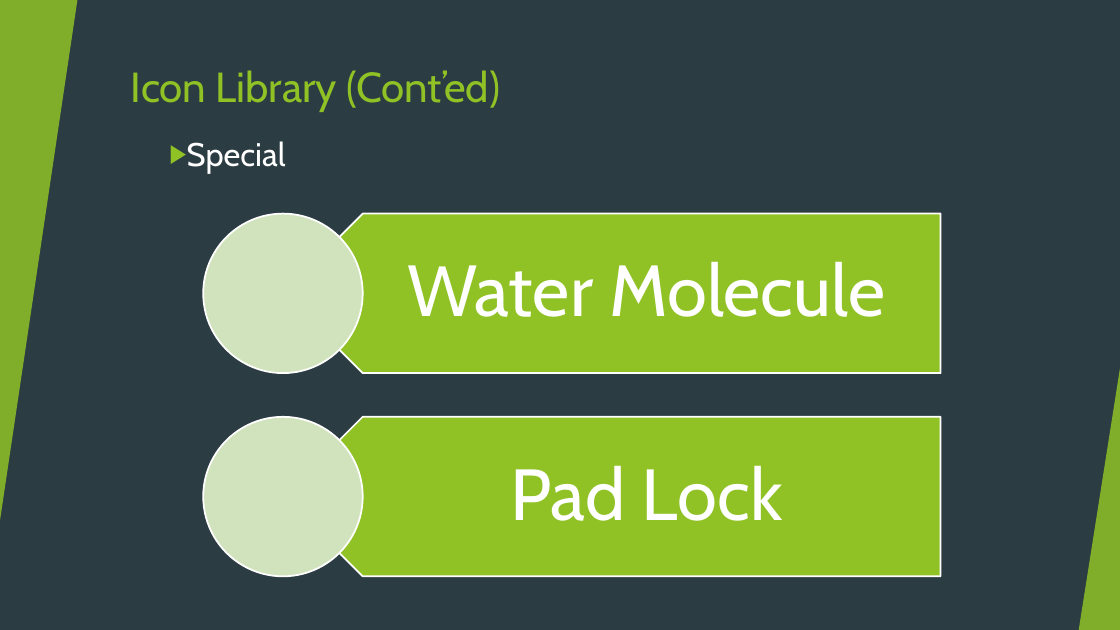
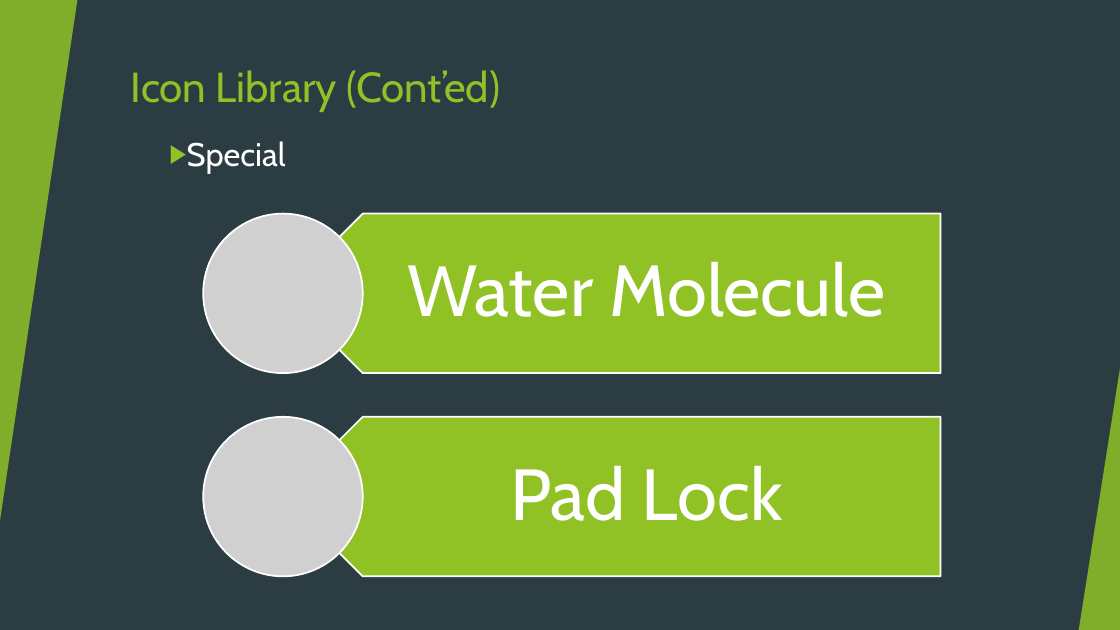
Before and after one commit to HYDROXY-RESEARCH-GROUP/H20-DECOMPOSITION, a slide deck: slide 17 of Display Output/Display Output.pptx. Drawn at 1120x630 pixels with LibreOffice and Linux fonts; fonts in the diff are those of the drawing; grey boxes stand for pictures. Boxes give left, top, right and bottom in pixels: in the first picture for what was removed or moved away, otherwise in the second. Text is boxed around its words. In the diff, an @@ line names an element or a change of style, - is before the commit and + after.

```diff
--- a/Display Output/Display Output.pptx
+++ b/Display Output/Display Output.pptx
@@ ellipse removed at [203,213,363,373] @@
@@ picture added at [203,213,363,373] @@
@@ ellipse removed at [203,417,363,576] @@
@@ picture added at [203,417,363,576] @@
```
Also in this commit, not shown: 2 other slides changed, 3 other files.
